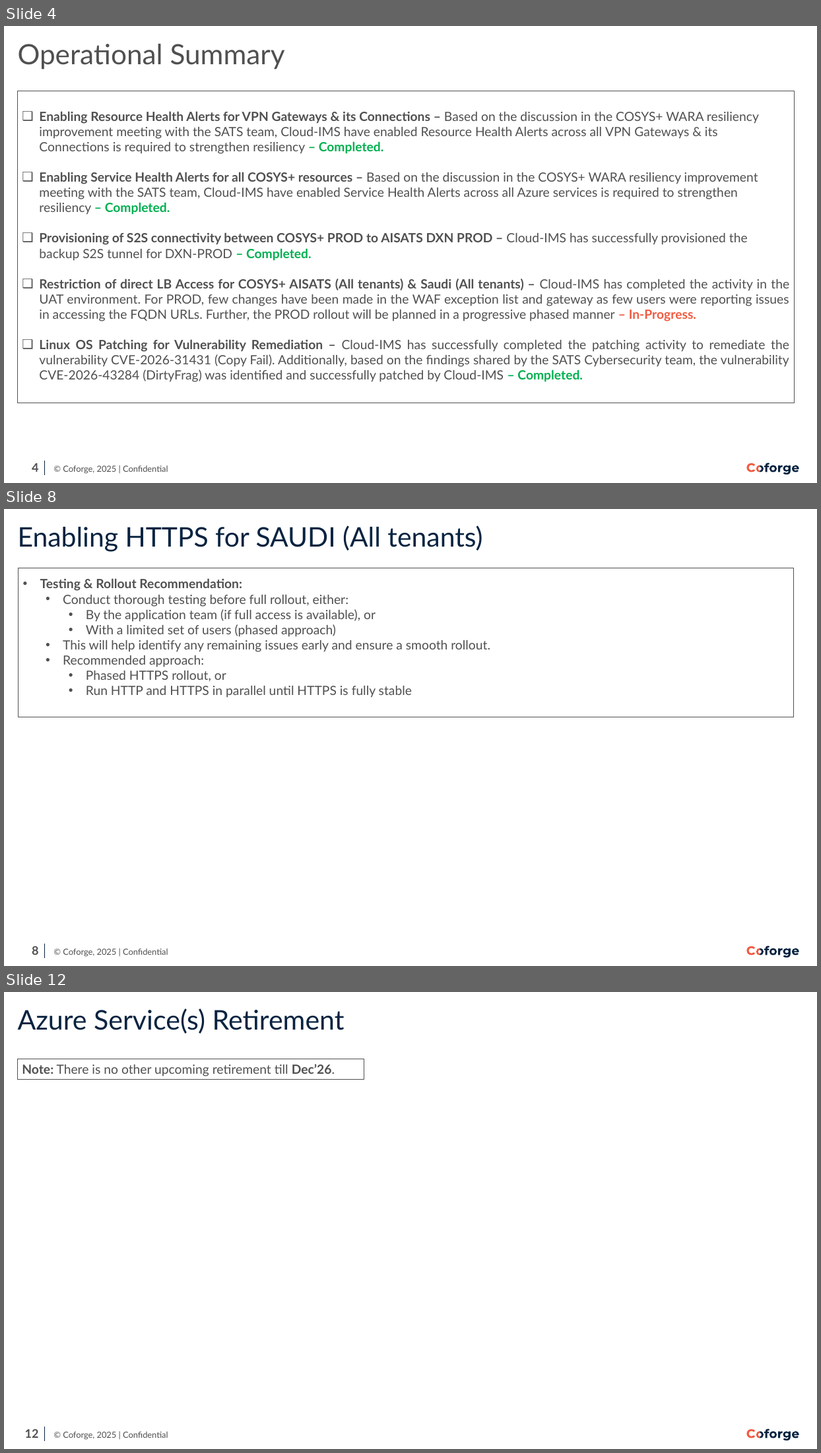
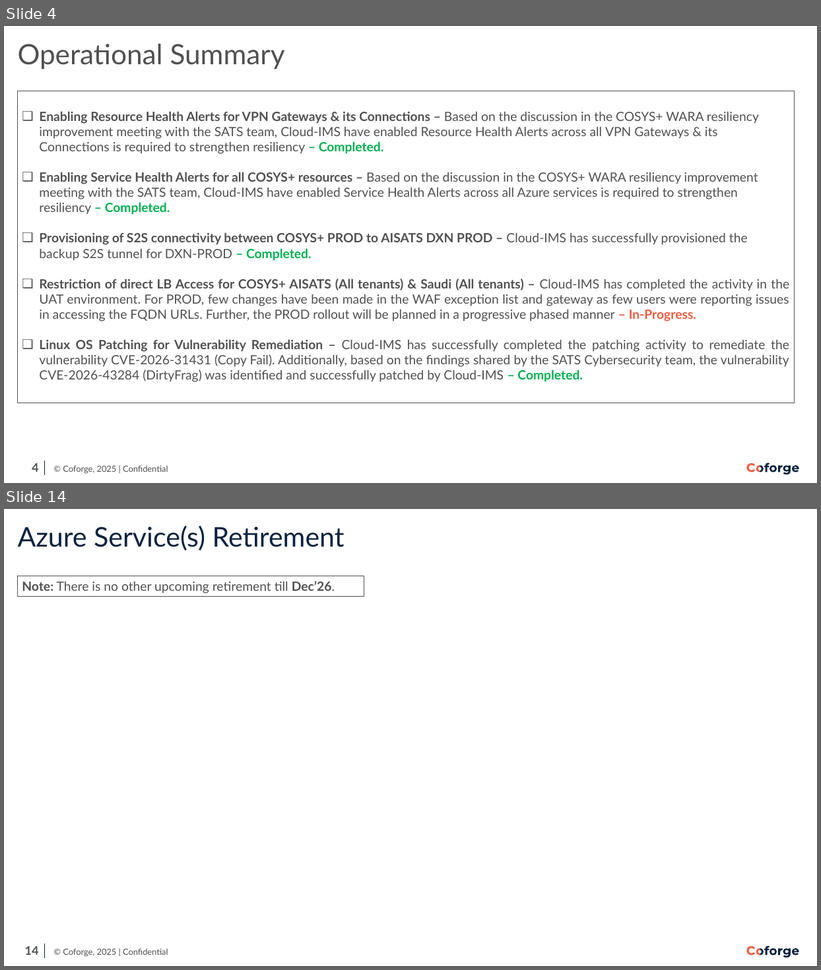
Before and after one commit to Ashu-tosh-Padhi/AshutoshPortfolio, a slide deck: SATS_Bi-Monthly Infra Review_June'26.pptx. Shown one above the other, each under a label of ours: slides 4, 8 and 12 before the commit, slides 4 and 14 after it; the slides between them are not shown. The pictures are 821x1453 and 821x970 pixels, drawn with LibreOffice and Linux fonts; fonts in the diff are those of the drawing; background and template pictures are left out. Boxes give left, top, right and bottom in pixels: in the first picture for what was removed or moved away, otherwise in the second. Text is boxed around its words. In the diff, an @@ line names an element or a change of style, - is before the commit and + after.

```diff
--- a/SATS_Bi-Monthly Infra Review_June'26.pptx
+++ b/SATS_Bi-Monthly Infra Review_June'26.pptx
@@ slide 8 removed at <box>4,509,817,966</box>, background #FFFFFF; not listed: 11 template elements that a slide beside it also shows @@
@@ title removed at <box>18,525,482,552</box> @@
-Enabling HTTPS for SAUDI (All tenants)
@@ rectangle removed at <box>18,568,793,717</box> @@
-• Testing & Rollout Recommendation:
-• Conduct thorough testing before full rollout, either:
-  • By the application team (if full access is available), or
-  • With a limited set of users (phased approach)
-• This will help identify any remaining issues early and ensure a smooth rollout.
-• Recommended approach:
-  • Phased HTTPS rollout, or
-  • Run HTTP and HTTPS in parallel until HTTPS is fully stable
@@ what was slide 12 is now slide 14 @@
@@ page number at <box>25,947,39,955</box>: text changed @@
-12
+14
```
Also in this commit, not shown: 7 slides changed, 4 slides added, 1 other slide removed.
